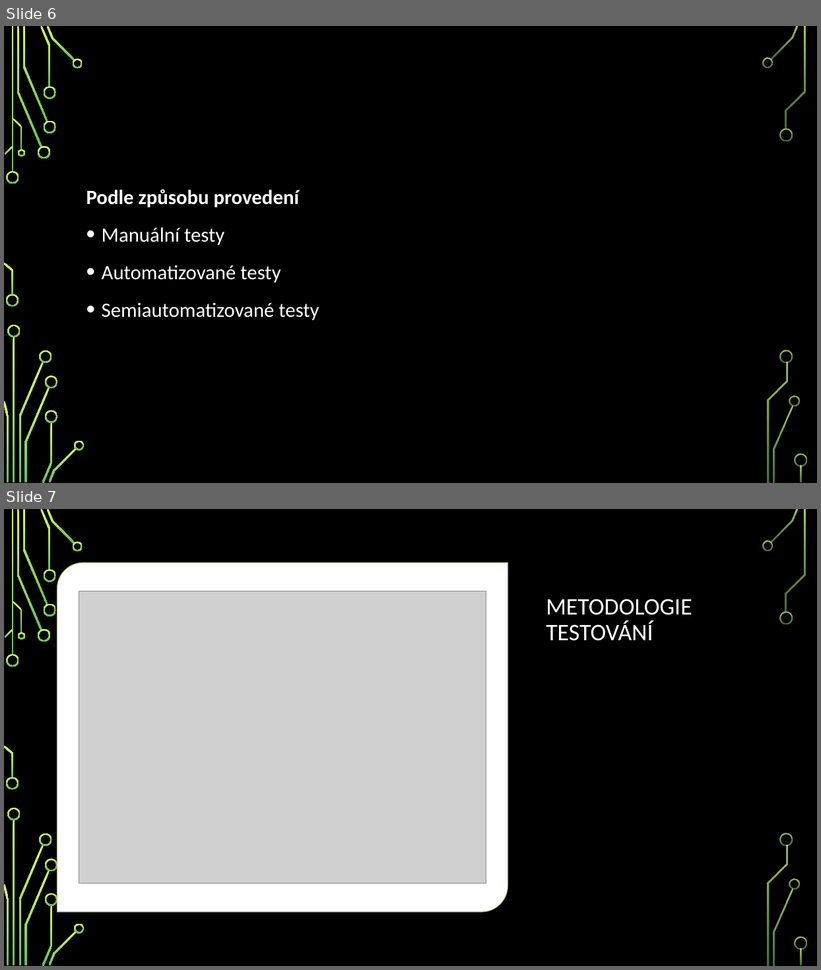
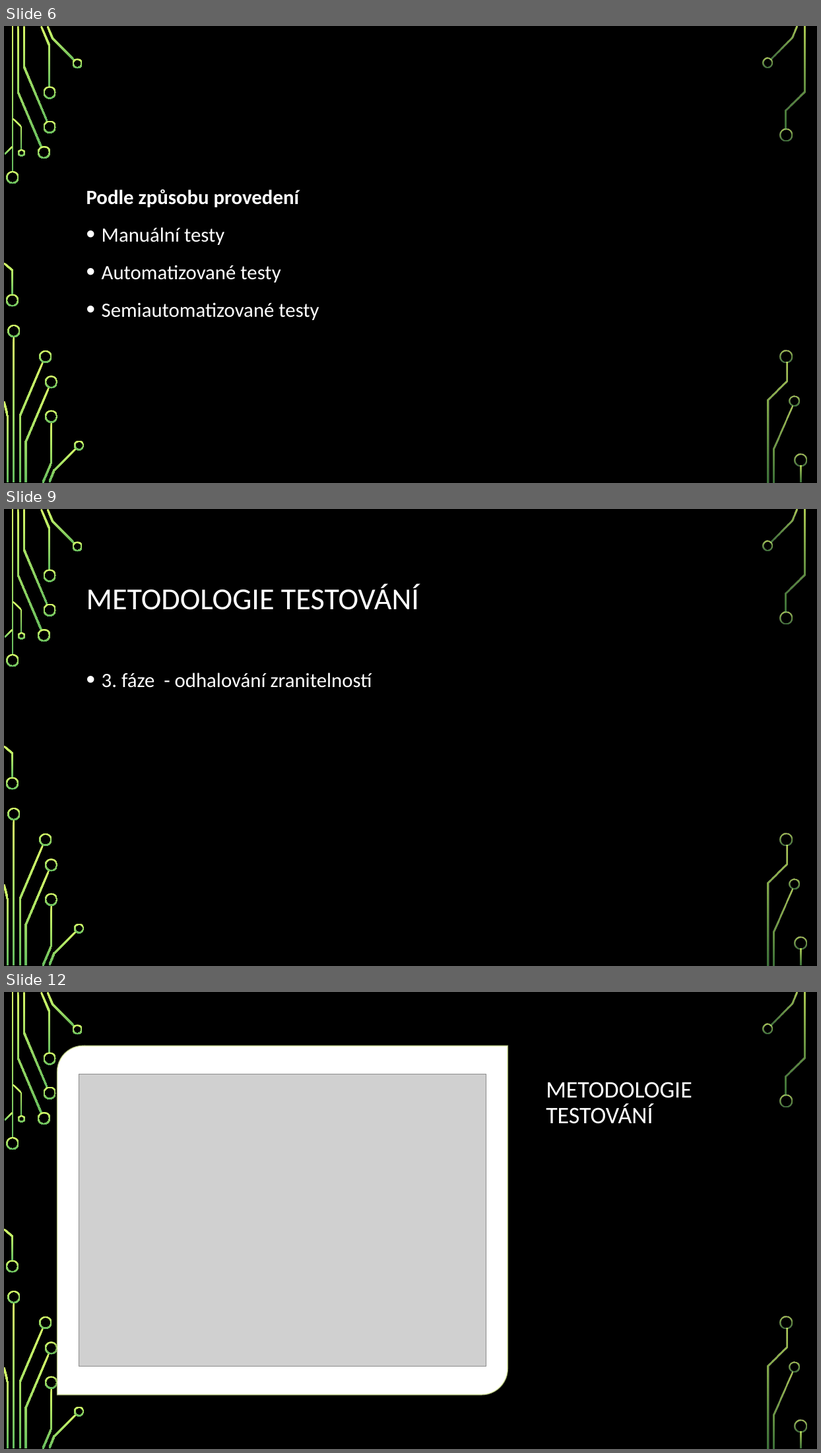
Before and after one commit to OpltFrantisek/BET-Seminarka, a slide deck: in progress/Ověření bezpečnosti.pptx. Shown one above the other, each under a label of ours: slides 6 and 7 before the commit, slides 6, 9 and 12 after it; the slides between them are not shown. The pictures are 821x970 and 821x1453 pixels, drawn with LibreOffice and Linux fonts; fonts in the diff are those of the drawing; grey boxes stand for pictures; background and template pictures are left out. Boxes give left, top, right and bottom in pixels: in the first picture for what was removed or moved away, otherwise in the second. Text is boxed around its words. In the diff, an @@ line names an element or a change of style, - is before the commit and + after.

```diff
--- a/in progress/Ověření bezpečnosti.pptx
+++ b/in progress/Ověření bezpečnosti.pptx
@@ slide 9 added at [4, 509, 817, 966], background picture (left out); not listed: 36 template elements that a slide beside it also shows @@
@@ title added at [86, 584, 419, 610], 36 pt, text #FFFFFF @@
+METODOLOGIE TESTOVÁNÍ
@@ text added at [102, 673, 372, 688], 24 pt, text #FFFFFF @@
+• 3. fáze - odhalování zranitelností
@@ what was slide 7 is now slide 12 @@
```
Also in this commit, not shown: 1 slide changed, 5 other slides added, 1 slide removed.
